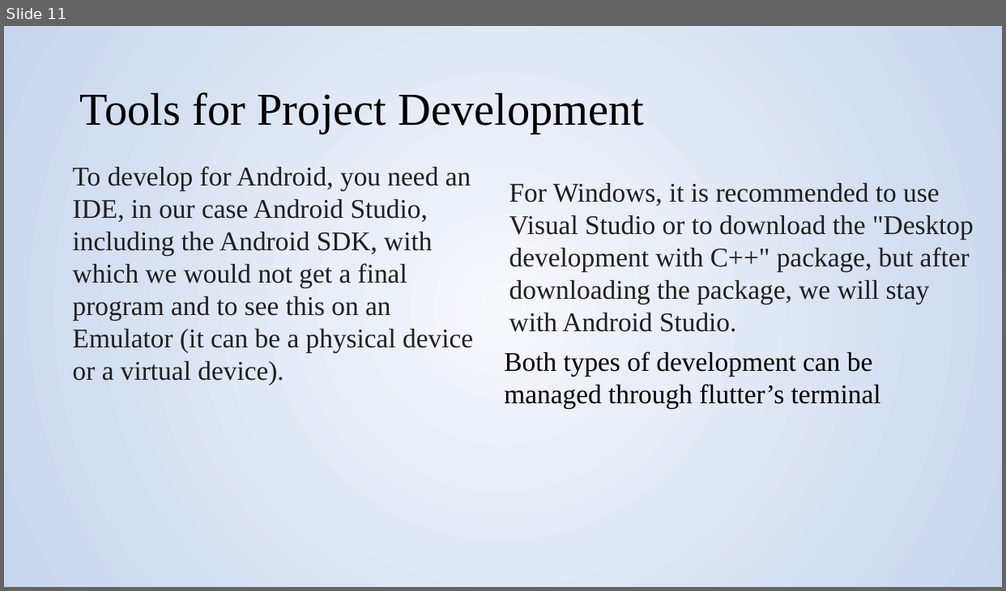
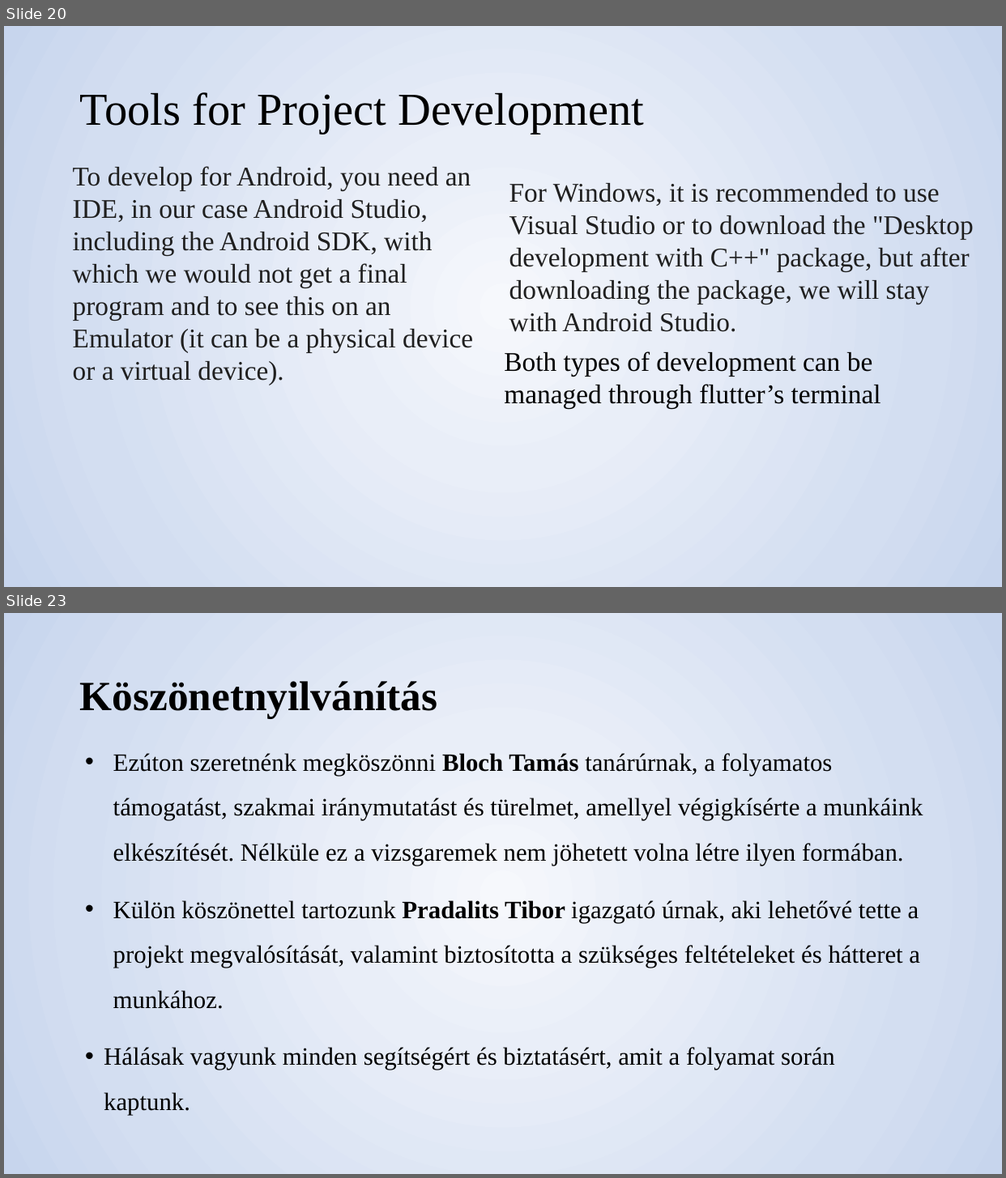
Before and after one commit to smolelevent/Messengeres-vizsgaremek, a slide deck: Chatex dokumentáció/presentation.pptx. Shown one above the other, each under a label of ours: slide 11 before the commit, slides 20 and 23 after it; the slides between them are not shown. The pictures are 1006x591 and 1006x1178 pixels, drawn with LibreOffice and Linux fonts; fonts in the diff are those of the drawing. Boxes give left, top, right and bottom in pixels: in the first picture for what was removed or moved away, otherwise in the second. Text is boxed around its words. In the diff, an @@ line names an element or a change of style, - is before the commit and + after.

```diff
--- a/Chatex dokumentáció/presentation.pptx
+++ b/Chatex dokumentáció/presentation.pptx
@@ slide 23 added at <box>4,613,1002,1174</box>, background gradient #F6F8FC to #E9EEF8 to #D3DEF1 to #C7D5ED @@
@@ title added at <box>80,681,438,719</box>, 40 pt, text #000000, bold @@
+Köszönetnyilvánítás
@@ text added at <box>104,753,923,1070</box>, 24 pt, text #000000 @@
+• Ezúton szeretnénk megköszönni Bloch Tamás tanárúrnak, a folyamatos támogatást, szakmai iránymutatást és türelmet, amellyel végigkísérte a munkáink elkészítését. Nélküle ez a vizsgaremek nem jöhetett volna létre ilyen formában.
+• Külön köszönettel tartozunk Pradalits Tibor igazgató úrnak, aki lehetővé tette a projekt megvalósítását, valamint biztosította a szükséges feltételeket és hátteret a munkához.
+• Hálásak vagyunk minden segítségért és biztatásért, amit a folyamat során kaptunk.
@@ what was slide 11 is now slide 20 @@
```
Also in this commit, not shown: 10 other slides added, 1 other file.
